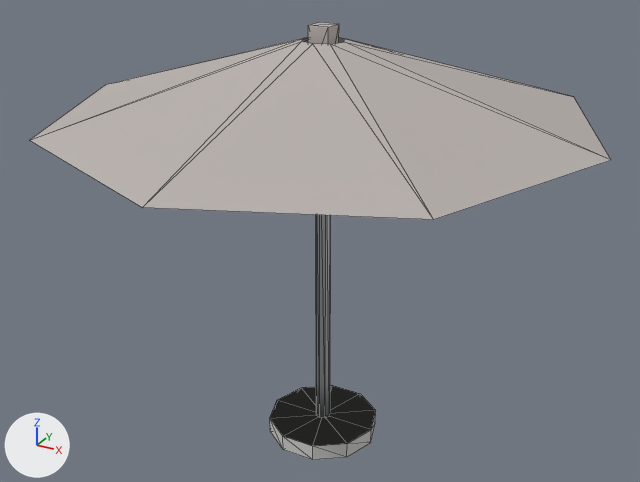
Renders of the glTF model public/models/props/cafe_umbrella.glb from each side of a commit.
Both versions are drawn from a 50 mm camera at (2.272, -4.17, 3.386) aimed at (-0.022, 0.0, 1.301). The axes (+X, +Y, +Z) are drawn at lower left. The lights are the same throughout. The first picture is the older version. Mesh edges are drawn as thin lines. Where no turn or scale is listed for an object, it has been applied to the vertices. Vertices at exactly the same position are counted once.

Script lines for the objects in view, before the commit:
```python
mat_concrete_cast = principled_material('concrete_cast')
mat_concrete_cast.base_color = (0.62, 0.62, 0.6)  # light grey #cececb
mat_concrete_cast.roughness = 0.85
mat_fabric_awning = principled_material('fabric_awning')
mat_fabric_awning.base_color = (0.48, 0.44, 0.42)  # grey #b8b1ad
mat_fabric_awning.roughness = 0.85
mat_metal_galv = principled_material('metal_galv')
mat_metal_galv.base_color = (0.6, 0.62, 0.64)  # light grey #cbced1
mat_metal_galv.metallic = 1.0
mat_metal_galv.roughness = 0.4
me_props_cafe_umbrella = bpy.data.meshes.new('props_cafe_umbrella')
me_props_cafe_umbrella.from_pydata(...)  # 63 vertices, 100 faces; spans x -1.55..1.55, y -1.55..1.55, z -1.28..1.28
# faces by material slot: [40, 32, 28]
me_props_cafe_umbrella.materials.append(mat_concrete_cast)  # light grey #cececb
me_props_cafe_umbrella.materials.append(mat_metal_galv)  # light grey #cbced1
me_props_cafe_umbrella.materials.append(mat_fabric_awning)  # grey #b8b1ad
ob_props_cafe_umbrella = bpy.data.objects.new('props_cafe_umbrella', me_props_cafe_umbrella)
ob_props_cafe_umbrella.location = (0.0, 0.0, 1.275)
```
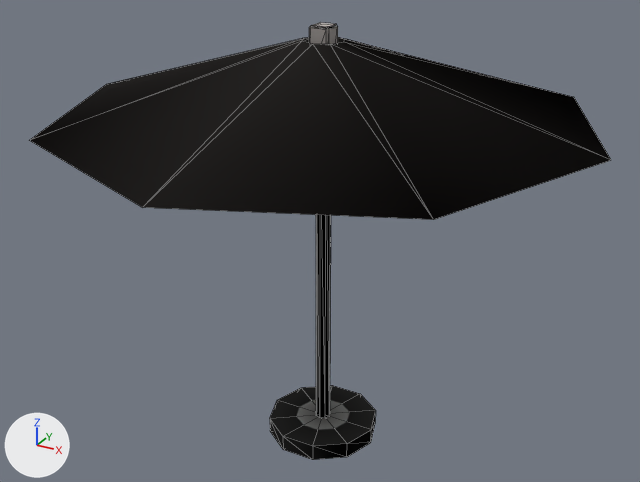
Patch to the scene script:
```diff
--- a/public/models/props/cafe_umbrella.glb.py
+++ b/public/models/props/cafe_umbrella.glb.py
@@ mat_concrete_cast @@
 n0 = _N.new('ShaderNodeBsdfPrincipled'); n0.name = 'Principled BSDF'
-n0.inputs[0].default_value = (0.62, 0.62, 0.6, 1.0)  # 'Base Color', light grey #cececb
 n0.inputs[2].default_value = 0.85  # 'Roughness'
 n1 = _N.new('ShaderNodeOutputMaterial'); n1.name = 'Material Output'
+n2 = _N.new('ShaderNodeMix'); n2.name = 'Mix'
+n2.data_type = 'RGBA'
+n2.blend_type = 'MULTIPLY'
+n2.inputs[0].default_value = 1.0  # 'Factor'
+n2.inputs[7].default_value = (0.62, 0.62, 0.6, 1.0)  # 'B', light grey #cececb
+n3 = _N.new('ShaderNodeVertexColor'); n3.name = 'Color Attribute'
 _L.new(n0.outputs[0], n1.inputs[0])  # 'BSDF' to 'Surface'
+_L.new(n2.outputs[2], n0.inputs[0])  # 'Result' to 'Base Color'
+_L.new(n3.outputs[0], n2.inputs[6])  # 'Color' to 'A'
@@ mat_metal_galv @@
 n0 = _N.new('ShaderNodeBsdfPrincipled'); n0.name = 'Principled BSDF'
-n0.inputs[0].default_value = (0.6, 0.62, 0.64, 1.0)  # 'Base Color', light grey #cbced1
 n0.inputs[1].default_value = 1.0  # 'Metallic'
@@ mat_metal_galv @@
 n1 = _N.new('ShaderNodeOutputMaterial'); n1.name = 'Material Output'
+n2 = _N.new('ShaderNodeMix'); n2.name = 'Mix'
+n2.data_type = 'RGBA'
+n2.blend_type = 'MULTIPLY'
+n2.inputs[0].default_value = 1.0  # 'Factor'
+n2.inputs[7].default_value = (0.6, 0.62, 0.64, 1.0)  # 'B', light grey #cbced1
+n3 = _N.new('ShaderNodeVertexColor'); n3.name = 'Color Attribute'
 _L.new(n0.outputs[0], n1.inputs[0])  # 'BSDF' to 'Surface'
+_L.new(n2.outputs[2], n0.inputs[0])  # 'Result' to 'Base Color'
+_L.new(n3.outputs[0], n2.inputs[6])  # 'Color' to 'A'
@@ mat_fabric_awning @@
 n0 = _N.new('ShaderNodeBsdfPrincipled'); n0.name = 'Principled BSDF'
-n0.inputs[0].default_value = (0.48, 0.44, 0.42, 1.0)  # 'Base Color', grey #b8b1ad
 n0.inputs[2].default_value = 0.85  # 'Roughness'
 n1 = _N.new('ShaderNodeOutputMaterial'); n1.name = 'Material Output'
+n2 = _N.new('ShaderNodeMix'); n2.name = 'Mix'
+n2.data_type = 'RGBA'
+n2.blend_type = 'MULTIPLY'
+n2.inputs[0].default_value = 1.0  # 'Factor'
+n2.inputs[7].default_value = (0.48, 0.44, 0.42, 1.0)  # 'B', grey #b8b1ad
+n3 = _N.new('ShaderNodeVertexColor'); n3.name = 'Color Attribute'
 _L.new(n0.outputs[0], n1.inputs[0])  # 'BSDF' to 'Surface'
+_L.new(n2.outputs[2], n0.inputs[0])  # 'Result' to 'Base Color'
+_L.new(n3.outputs[0], n2.inputs[6])  # 'Color' to 'A'
@@ me_props_cafe_umbrella @@
 # used by ob_props_cafe_umbrella; location = (0.0, 0.0, 1.275)
-me_props_cafe_umbrella.from_pydata(...)  # 63 vertices, 100 faces; spans x -1.55..1.55, y -1.55..1.55, z -1.28..1.28
+me_props_cafe_umbrella.from_pydata(...)  # 79 vertices, 132 faces; spans x -1.55..1.55, y -1.55..1.55, z -1.28..1.28
+# me_props_cafe_umbrella part 1: the loose piece of 8 vertices spanning x -0.06..0.06, y -0.06..0.06, z 0.97..1.28 is rebuilt with 24 vertices and now spans x -0.06..0.06, y -0.06..0.06, z 0.97..1.28
 me_props_cafe_umbrella.materials.append(mat_concrete_cast)
```

Changed parts and their boxes (x1, y1, x2, y2) in the pictures (640 x 482 px):
'props_cafe_umbrella', recoloured, reshaped (darker): before (29, 22, 611, 460); after (29, 23, 611, 460)
part 1 of me_props_cafe_umbrella, rebuilt (6% narrower): before (308, 22, 339, 44); after (309, 23, 338, 44)
